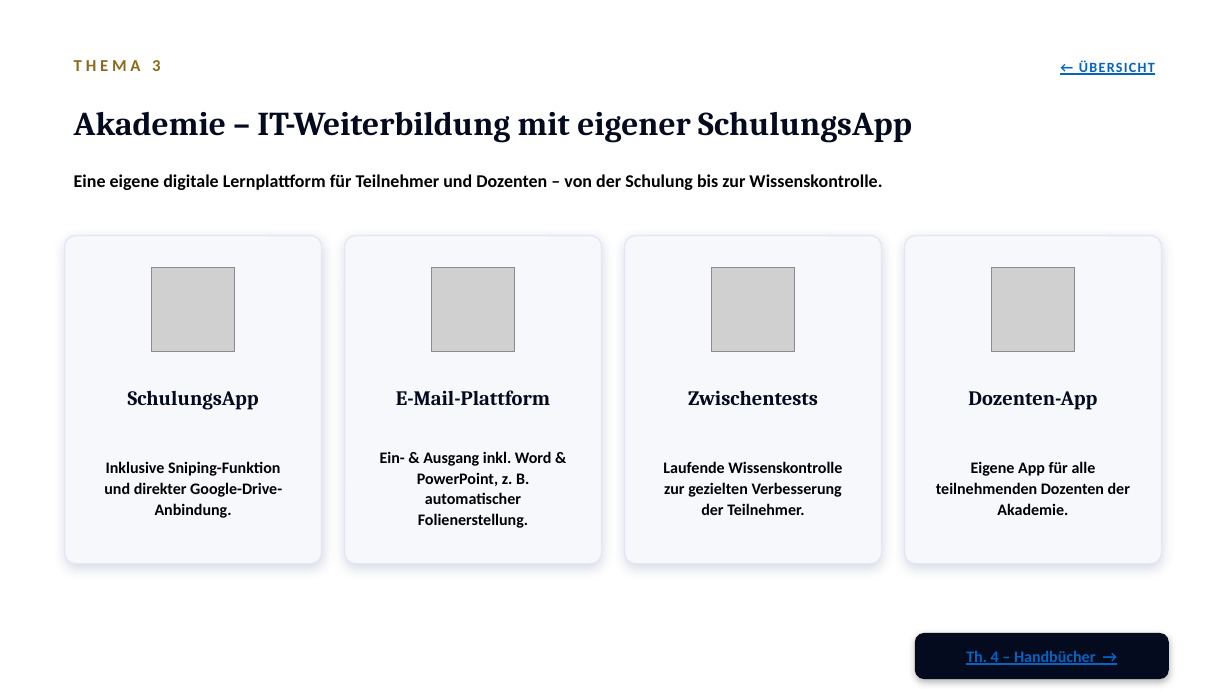
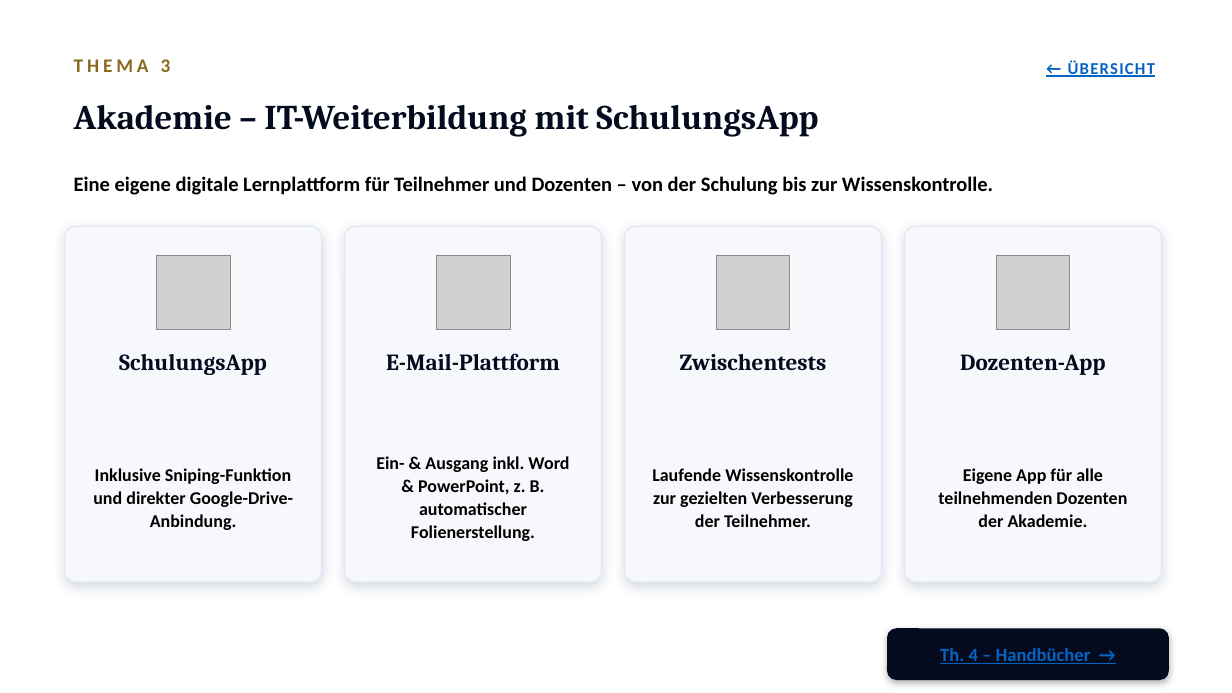
Before and after one commit to ThanosXXL/Thanos, a slide deck: slide 5 of praesentationen/Praesentation_Roadmap_2026.pptx. Drawn at 1232x693 pixels with LibreOffice and Linux fonts; fonts in the diff are those of the drawing; grey boxes stand for pictures; background and template pictures are left out. Boxes give left, top, right and bottom in pixels: in the first picture for what was removed or moved away, otherwise in the second. Text is boxed around its words. In the diff, an @@ line names an element or a change of style, - is before the commit and + after.

```diff
--- a/praesentationen/Praesentation_Roadmap_2026.pptx
+++ b/praesentationen/Praesentation_Roadmap_2026.pptx
@@ text "THEMA 3" at bbox=[74, 59, 171, 72]: size 13 to 15 pt @@
@@ text "← ÜBERSICHT": place and size @@
-text "← ÜBERSICHT" at bbox=[1079, 60, 1155, 75]
+text "← ÜBERSICHT" at bbox=[1068, 60, 1155, 77]
@@ text "← ÜBERSICHT" at bbox=[1068, 60, 1155, 77]: size 11 to 13 pt @@
@@ text at bbox=[74, 105, 818, 137]: text changed; size 26 to 27 pt @@
-Akademie – IT-Weiterbildung mit eigener SchulungsApp
+Akademie – IT-Weiterbildung mit SchulungsApp
@@ text "Eine eigene digitale Lernplattform für ..." at bbox=[74, 176, 993, 195]: size 14 to 16 pt; line spacing 1 to 20pt @@
@@ rounded rectangle: place and size @@
-rounded rectangle at bbox=[65, 236, 322, 564]
+rounded rectangle at bbox=[65, 226, 322, 582]
@@ rounded rectangle: place and size @@
-rounded rectangle at bbox=[345, 236, 602, 564]
+rounded rectangle at bbox=[345, 226, 602, 582]
@@ rounded rectangle: place and size @@
-rounded rectangle at bbox=[625, 236, 882, 564]
+rounded rectangle at bbox=[625, 226, 882, 582]
@@ rounded rectangle: place and size @@
-rounded rectangle at bbox=[905, 236, 1162, 564]
+rounded rectangle at bbox=[905, 226, 1162, 582]
@@ picture: place and size @@
-picture at bbox=[152, 268, 235, 351]
+picture at bbox=[156, 256, 230, 330]
@@ picture: place and size @@
-picture at bbox=[432, 268, 515, 351]
+picture at bbox=[436, 256, 510, 330]
@@ picture: place and size @@
-picture at bbox=[712, 268, 795, 351]
+picture at bbox=[716, 256, 790, 330]
@@ picture: place and size @@
-picture at bbox=[992, 268, 1075, 351]
+picture at bbox=[996, 256, 1070, 330]
@@ text "SchulungsApp": place and size @@
-text "SchulungsApp" at bbox=[128, 390, 259, 410]
+text "SchulungsApp" at bbox=[119, 354, 267, 375]
@@ text "E-Mail-Plattform": place and size @@
-text "E-Mail-Plattform" at bbox=[396, 390, 550, 405]
+text "E-Mail-Plattform" at bbox=[386, 353, 560, 370]
@@ size 16 to 18 pt; line spacing 1 to 20pt; vertical alignment middle to top in 4 elements at bbox=[119, 354, 267, 375], bbox=[386, 353, 560, 370], bbox=[960, 354, 1106, 375], bbox=[680, 354, 827, 370] @@
@@ text "Zwischentests": place and size @@
-text "Zwischentests" at bbox=[688, 390, 818, 405]
+text "Zwischentests" at bbox=[680, 354, 827, 370]
@@ text "Dozenten-App": place and size @@
-text "Dozenten-App" at bbox=[968, 391, 1097, 410]
+text "Dozenten-App" at bbox=[960, 354, 1106, 375]
@@ size 12.5 to 14 pt; line spacing 16pt to 18pt in 4 elements at bbox=[93, 468, 293, 530], bbox=[652, 468, 853, 527], bbox=[376, 456, 569, 541], bbox=[938, 468, 1127, 527] @@
@@ text "Th. 4 – Handbücher →": place and size @@
-text "Th. 4 – Handbücher →" at bbox=[966, 650, 1095, 665]
+text "Th. 4 – Handbücher →" at bbox=[940, 648, 1091, 664]
@@ text "Th. 4 – Handbücher →" at bbox=[940, 648, 1091, 664]: size 12.5 to 14.5 pt @@
@@ rounded rectangle: place and size @@
-rounded rectangle at bbox=[915, 633, 1169, 679]
+rounded rectangle at bbox=[887, 628, 1169, 680]
@@ rounded rectangle at bbox=[887, 628, 1169, 680]: proportions changed @@
```
Also in this commit, not shown: 7 other slides changed, 1 other file.
